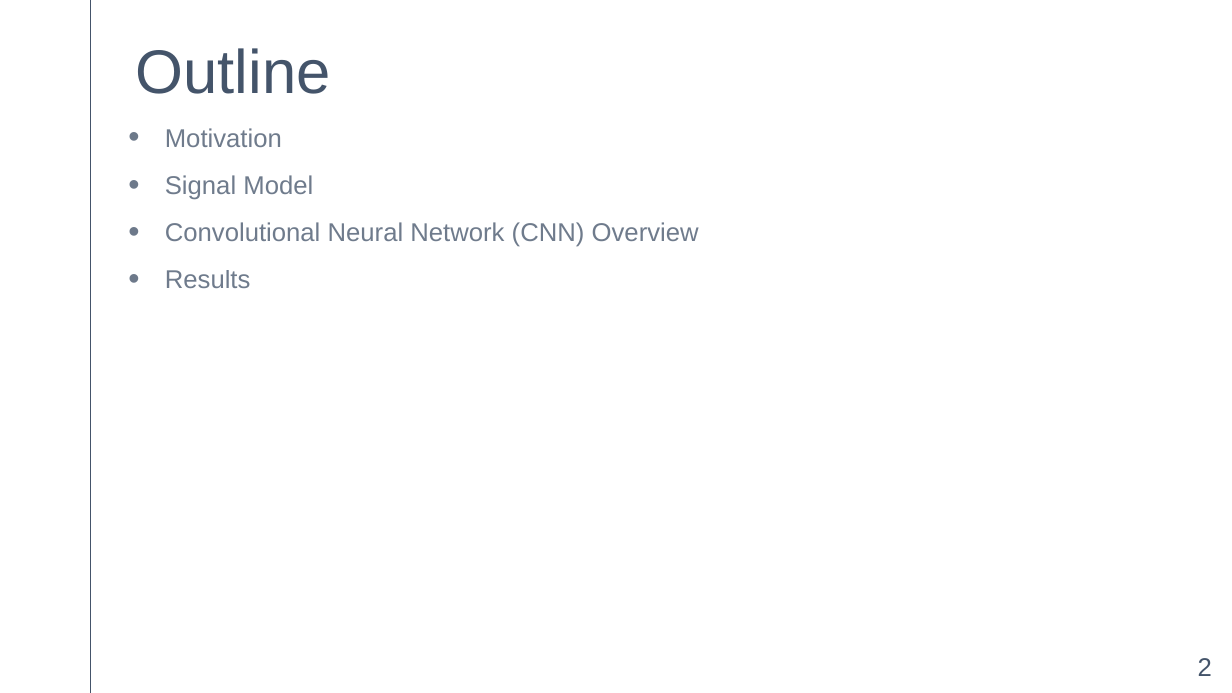
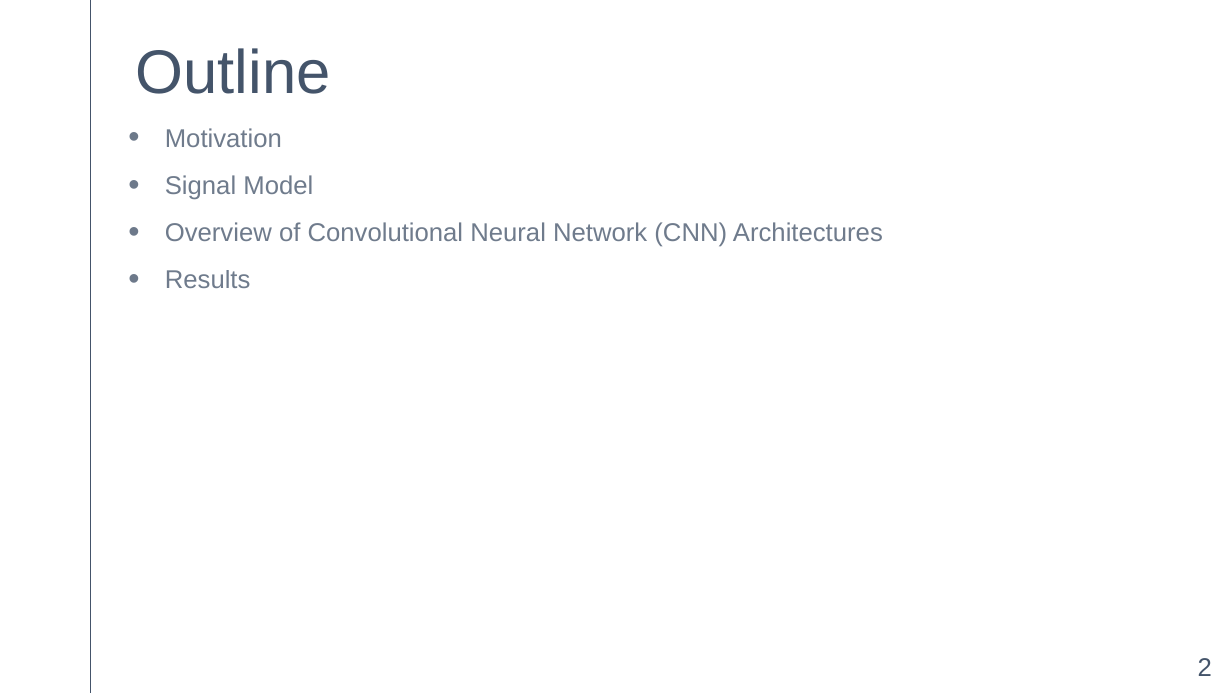
Before and after one commit to cbell14/ELE_594, a slide deck: slide 2 of Classification_of_Harmonics_Using_ML_v1.pptx. Drawn at 1232x693 pixels with LibreOffice and Linux fonts; fonts in the diff are those of the drawing. Boxes give left, top, right and bottom in pixels: in the first picture for what was removed or moved away, otherwise in the second. Text is boxed around its words. In the diff, an @@ line names an element or a change of style, - is before the commit and + after.

```diff
--- a/Classification_of_Harmonics_Using_ML_v1.pptx
+++ b/Classification_of_Harmonics_Using_ML_v1.pptx
@@ text at [165,222,883,247]: text changed @@
-• Convolutional Neural Network (CNN) Overview
+• Overview of Convolutional Neural Network (CNN) Architectures
```
Also in this commit, not shown: 6 other slides changed.
